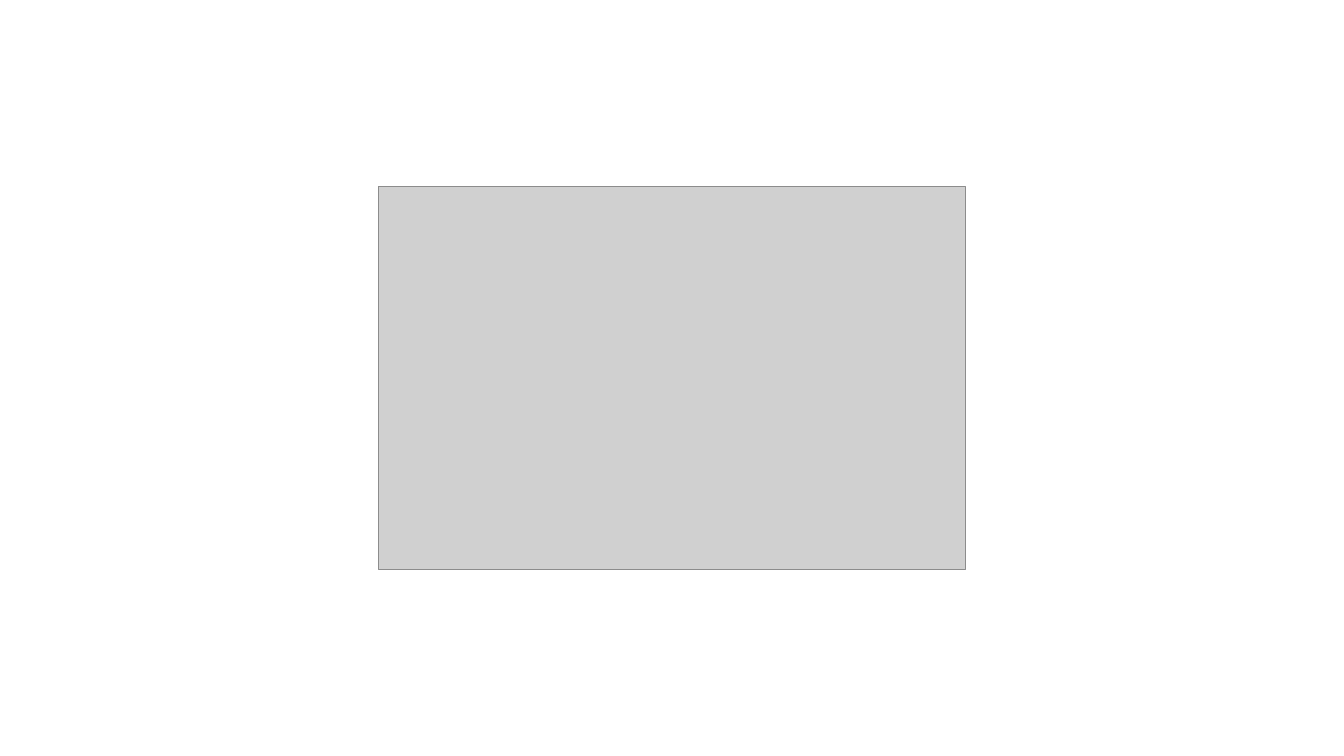
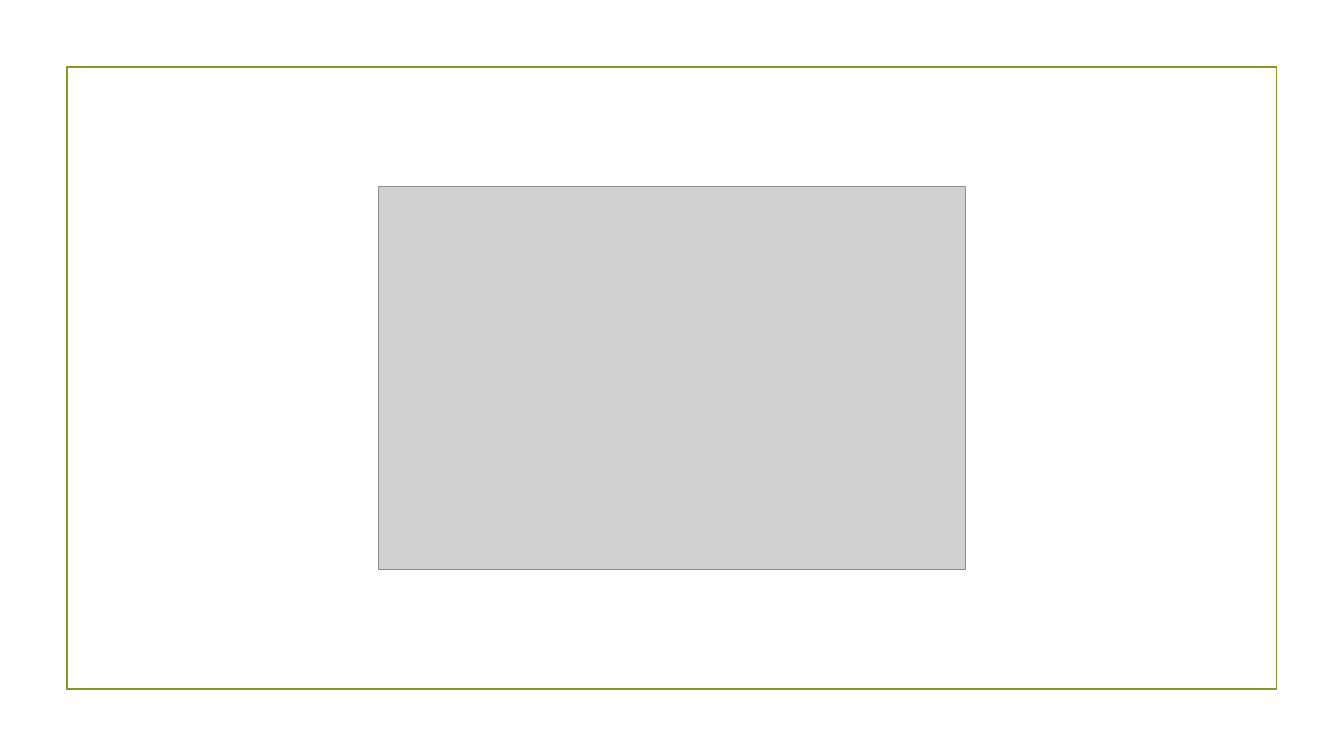
Before and after one commit to bleephant/Web-Scraping-NYC, a slide deck: slide 7 of data_analysis/talk_layout.pptx. Drawn at 1344x756 pixels with LibreOffice and Linux fonts; fonts in the diff are those of the drawing; grey boxes stand for pictures; background and template pictures are left out. Boxes give left, top, right and bottom in pixels: in the first picture for what was removed or moved away, otherwise in the second. Text is boxed around its words. In the diff, an @@ line names an element or a change of style, - is before the commit and + after.

```diff
--- a/data_analysis/talk_layout.pptx
+++ b/data_analysis/talk_layout.pptx
@@ rectangle added at <box>67,68,1276,690</box>, outline #83992A 1.25 pt @@
```
Also in this commit, not shown: 4 other slides changed, 4 slides added, 2 slides removed, 4 other files.
